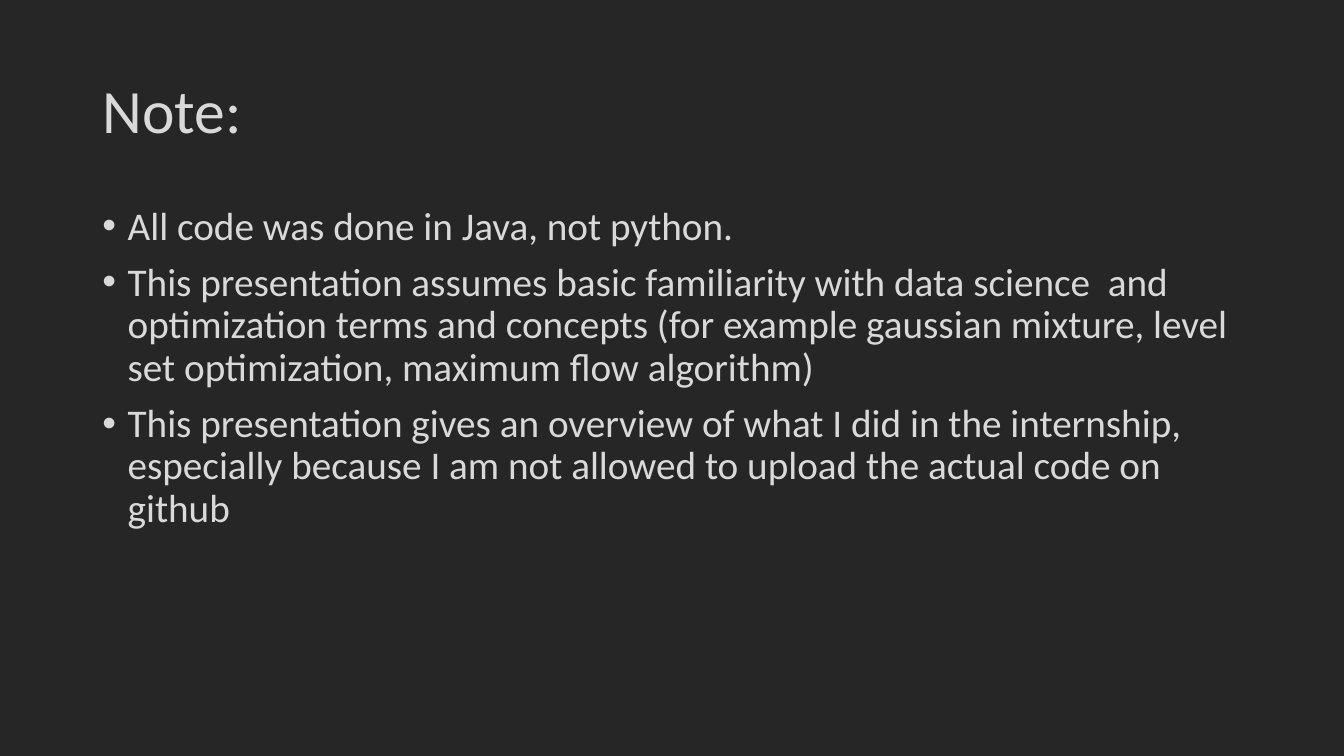
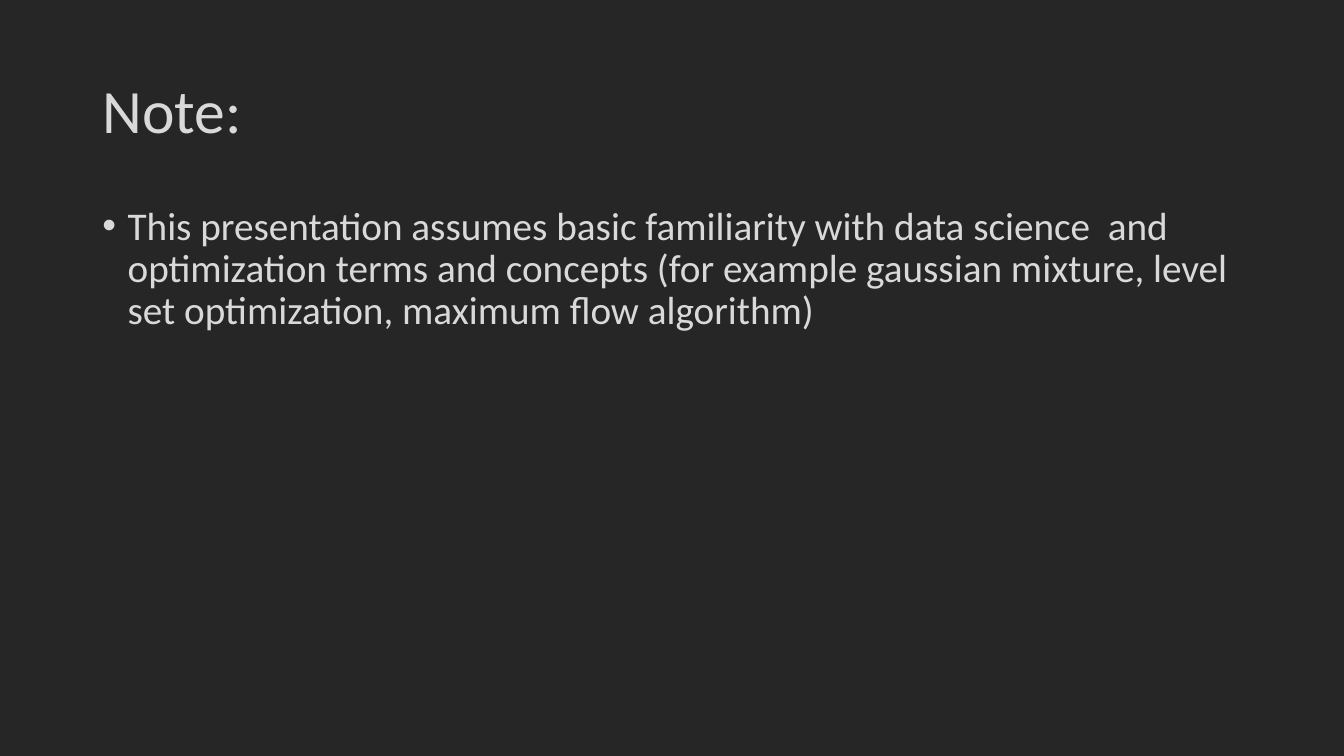
Before and after one commit to qwerty6601/Machine_Learning_Project_Overview, a slide deck: slide 2 of Machine_Learning_Internship_Promadent.pptx. Drawn at 1344x756 pixels with LibreOffice and Linux fonts; fonts in the diff are those of the drawing. Boxes give left, top, right and bottom in pixels: in the first picture for what was removed or moved away, otherwise in the second. Text is boxed around its words. In the diff, an @@ line names an element or a change of style, - is before the commit and + after.

```diff
--- a/Machine_Learning_Internship_Promadent.pptx
+++ b/Machine_Learning_Internship_Promadent.pptx
@@ text at (128, 213, 733, 247): paragraph removed @@
-• All code was done in Java, not python.
@@ text at (128, 410, 1181, 529): paragraph removed @@
-• This presentation gives an overview of what I did in the internship, especially because I am not allowed to upload the actual code on github
```
Also in this commit, not shown: 3 other slides changed, 2 other files.
